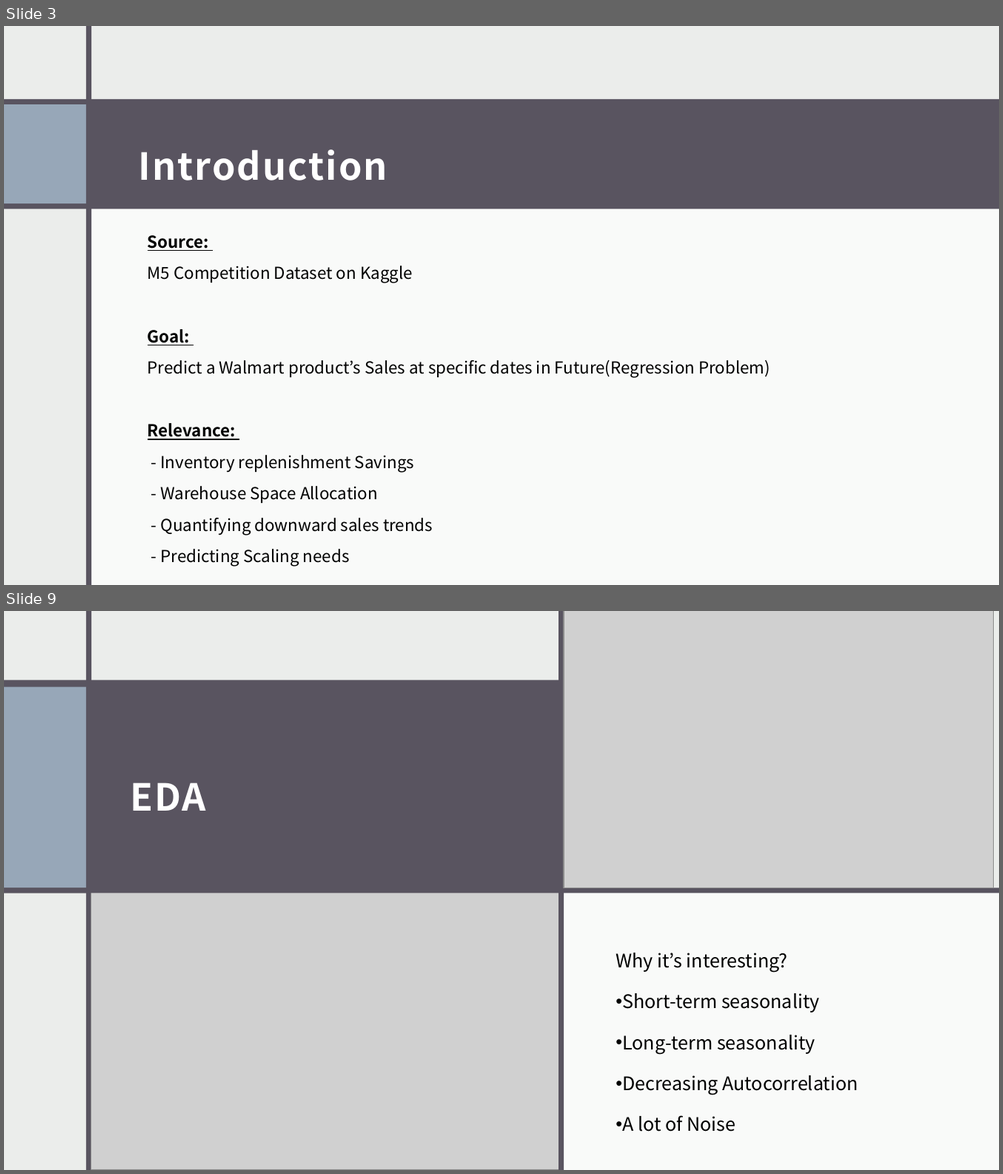
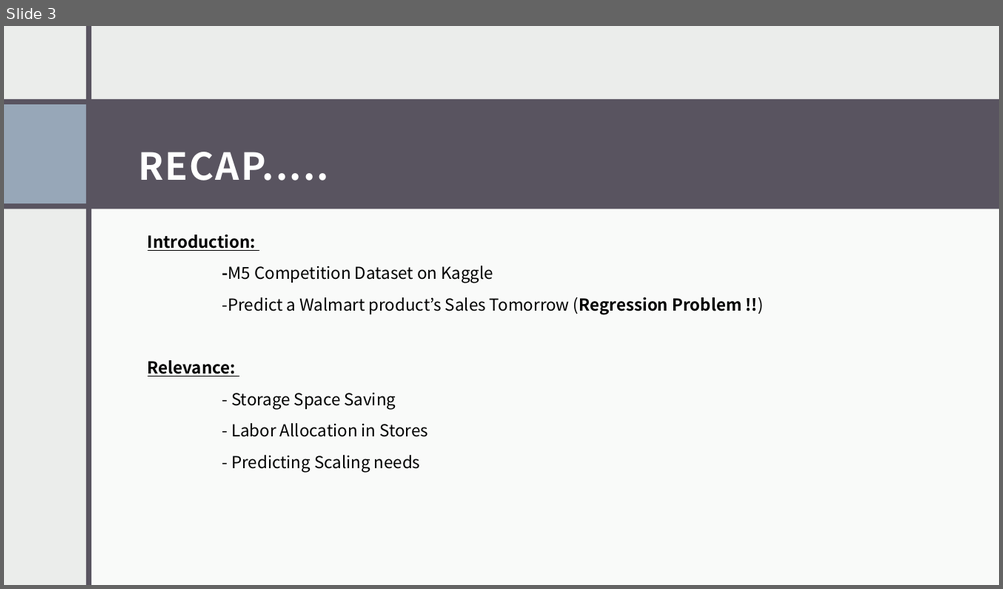
Before and after one commit to Ouambo-SIM/Sales-Prediction-with-ML-and-M5-data, a slide deck: Walmart Sales Prediction.pptx. Shown one above the other, each under a label of ours: slides 3 and 9 before the commit, slide 3 after it; the slides between them are not shown. The pictures are 1003x1174 and 1003x589 pixels, drawn with LibreOffice and Linux fonts; fonts in the diff are those of the drawing; grey boxes stand for pictures. Boxes give left, top, right and bottom in pixels: in the first picture for what was removed or moved away, otherwise in the second. Text is boxed around its words. In the diff, an @@ line names an element or a change of style, - is before the commit and + after.

```diff
--- a/Walmart Sales Prediction.pptx
+++ b/Walmart Sales Prediction.pptx
@@ slide 9 removed at (4,611,999,1170), background #EBEDEB @@
@@ rectangle removed at (4,611,999,1170) @@
@@ rectangle removed at (86,612,91,1170) @@
@@ rectangle removed at (384,612,389,1170) @@
@@ rectangle removed at (389,611,999,1170) @@
@@ rectangle removed at (559,612,564,1170) @@
@@ picture removed at (563,611,993,888) @@
@@ rectangle removed at (4,682,558,894) @@
@@ rectangle removed at (4,687,91,889) @@
@@ rectangle removed at (4,681,558,686) @@
@@ text removed at (130,783,206,811) @@
-EDA
@@ rectangle removed at (4,888,999,893) @@
@@ picture removed at (91,891,563,1170) @@
@@ rectangle removed at (563,891,999,1170) @@
@@ text removed at (615,953,858,1132) @@
-Why it’s interesting?
-  • Short-term seasonality
-  • Long-term seasonality
-  • Decreasing Autocorrelation
-  • A lot of Noise
@@ slide 3 changed as well @@
@@ text at (138,152,329,181): text changed @@
-Introduction
+RECAP.....
@@ text at (148,235,741,315): text changed @@
-Source:
-M5 Competition Dataset on Kaggle
-Goal:
-Predict a Walmart product’s Sales at specific dates in Future(Regression Problem)
+Introduction:
+-M5 Competition Dataset on Kaggle
+-Predict a Walmart product’s Sales Tomorrow (Regression Problem !!)
@@ text at (231,392,429,437): text changed @@
-- Inventory replenishment Savings
-- Warehouse Space Allocation
-- Quantifying downward sales trends
+- Storage Space Saving
+- Labor Allocation in Stores
```
Also in this commit, not shown: 2 other slides changed, 6 slides added, 9 other slides removed, 24 other files.
